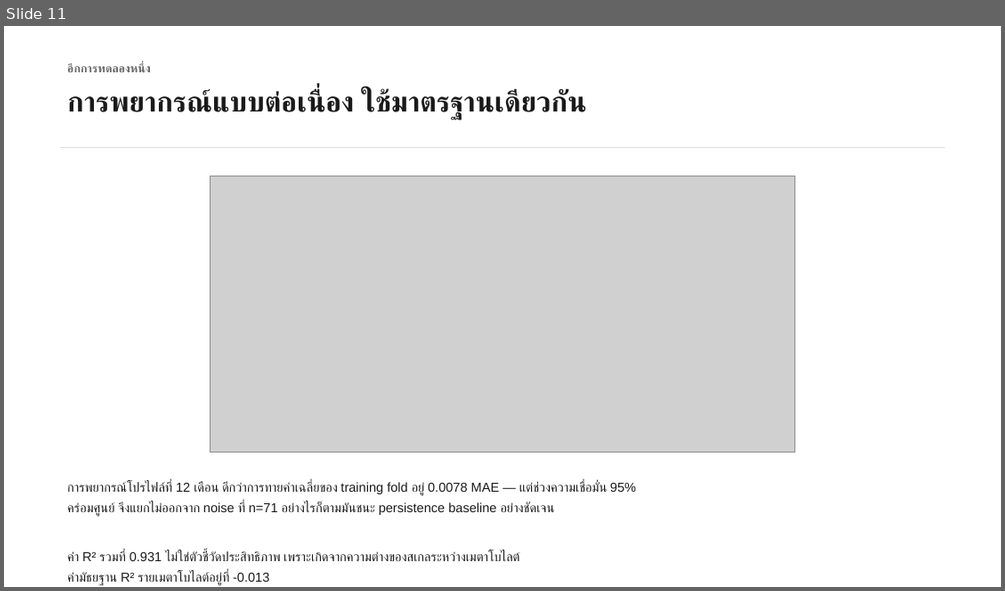
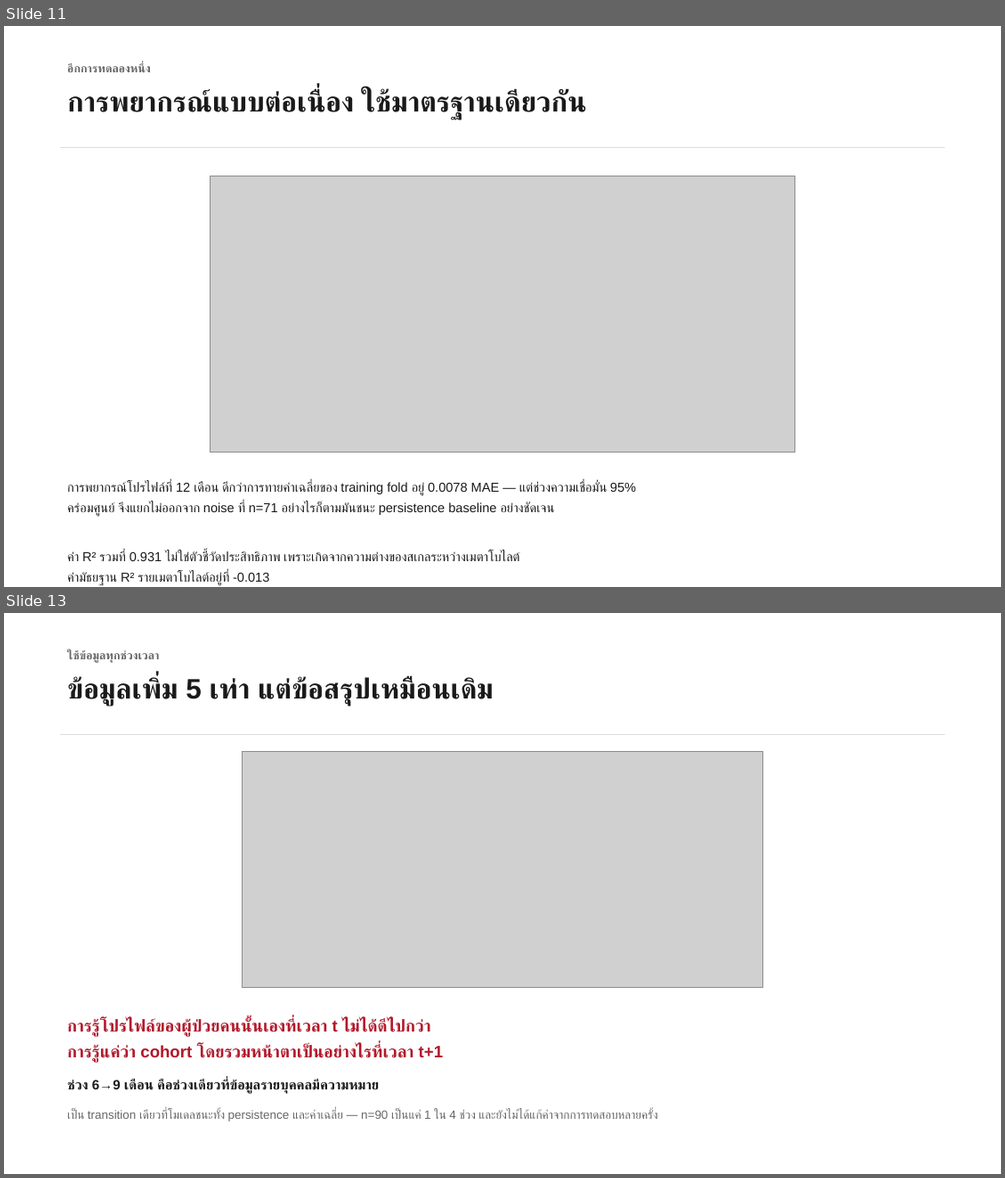
Before and after one commit to Calvinkub/mtbls242-forecast-honest, a slide deck: MTBLS242_forecast/mtbls242_forecast_correction_th.pptx. Shown one above the other, each under a label of ours: slide 11 before the commit, slides 11 and 13 after it; the slides between them are not shown. The pictures are 1005x591 and 1005x1178 pixels, drawn with LibreOffice and Linux fonts; fonts in the diff are those of the drawing; grey boxes stand for pictures. Boxes give left, top, right and bottom in pixels: in the first picture for what was removed or moved away, otherwise in the second. Text is boxed around its words. In the diff, an @@ line names an element or a change of style, - is before the commit and + after.

```diff
--- a/MTBLS242_forecast/mtbls242_forecast_correction_th.pptx
+++ b/MTBLS242_forecast/mtbls242_forecast_correction_th.pptx
@@ slide 13 added at bbox=[4, 613, 1001, 1174], background #FFFFFF @@
@@ text added at bbox=[67, 650, 159, 663], 11 pt, text #666666, bold @@
+ใช้ข้อมูลทุกช่วงเวลา
@@ text added at bbox=[67, 676, 494, 706], 27 pt, text #1A1A1A, bold @@
+ข้อมูลเพิ่ม 5 เท่า แต่ข้อสรุปเหมือนเดิม
@@ rectangle added at bbox=[60, 734, 945, 735], fill #DDDDDD @@
@@ picture added at bbox=[243, 751, 762, 987] @@
@@ text added at bbox=[67, 1019, 443, 1062], 16 pt, text #B2182B, bold @@
+การรู้โปรไฟล์ของผู้ป่วยคนนั้นเองที่เวลา t ไม่ได้ดีไปกว่า
+การรู้แค่ว่า cohort โดยรวมหน้าตาเป็นอย่างไรที่เวลา t+1
@@ text added at bbox=[67, 1078, 379, 1094], 13 pt, text #1A1A1A, bold @@
+ช่วง 6→9 เดือน คือช่วงเดียวที่ข้อมูลรายบุคคลมีความหมาย
@@ text added at bbox=[67, 1109, 657, 1121], 11.5 pt, text #666666 @@
+เป็น transition เดียวที่โมเดลชนะทั้ง persistence และค่าเฉลี่ย — n=90 เป็นแค่ 1 ใน 4 ช่วง และยังไม่ได้แก้ค่าจากการทดสอบหลายครั้ง
```
Also in this commit, not shown: 2 other slides added, 15 other files.
